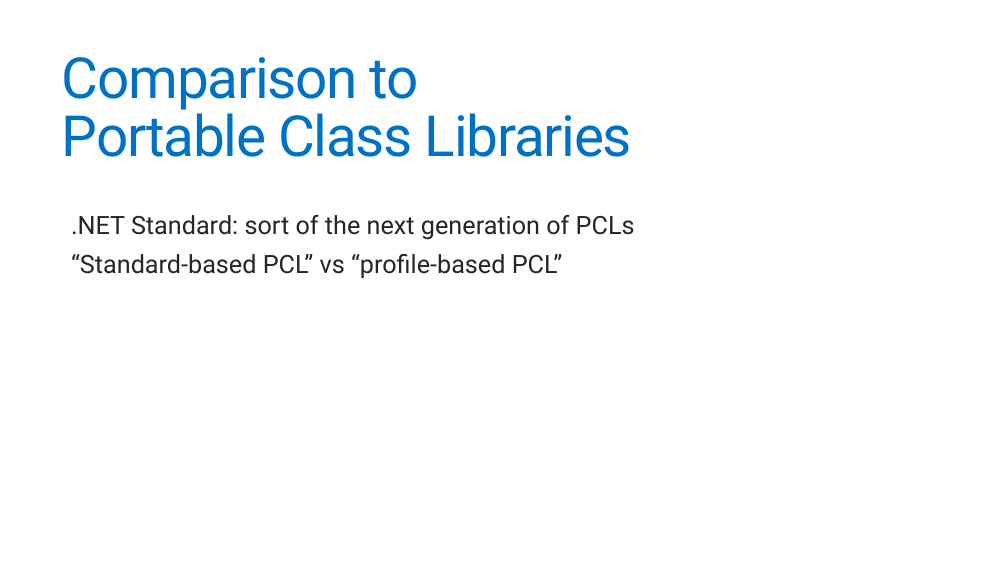
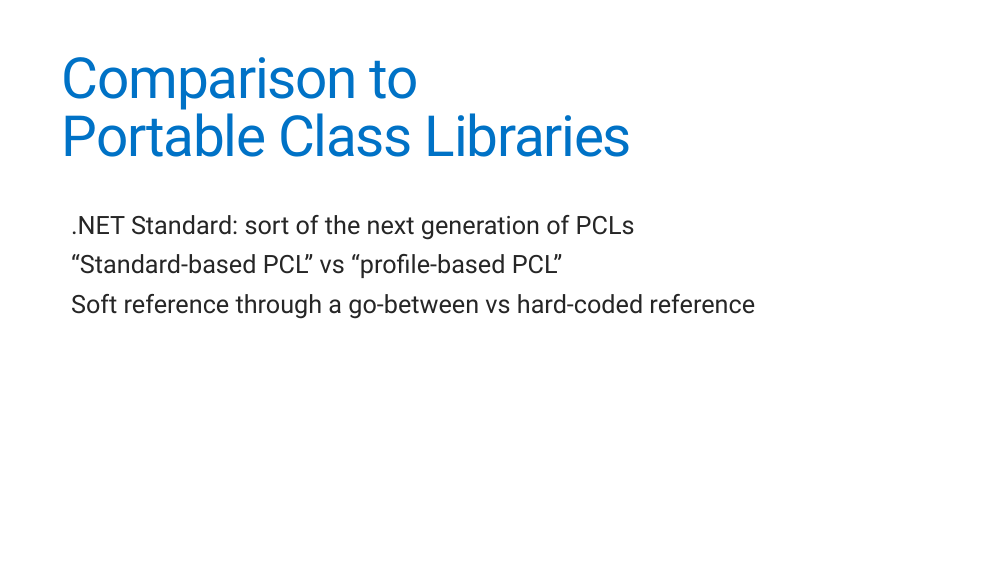
Before and after one commit to jonathantower/dotnet-standard, a slide deck: slide 34 of slides.pptx (slide 32 before the commit). Drawn at 1008x567 pixels with LibreOffice and Linux fonts; fonts in the diff are those of the drawing. Boxes give left, top, right and bottom in pixels: in the first picture for what was removed or moved away, otherwise in the second. Text is boxed around its words. In the diff, an @@ line names an element or a change of style, - is before the commit and + after.

```diff
--- a/slides.pptx
+++ b/slides.pptx
@@ text at (71, 294, 755, 319): paragraph added @@
+  Soft reference through a go-between vs hard-coded reference
```
Also in this commit, not shown: 10 other slides changed, 6 slides added, 2 slides removed, 1 other file.
